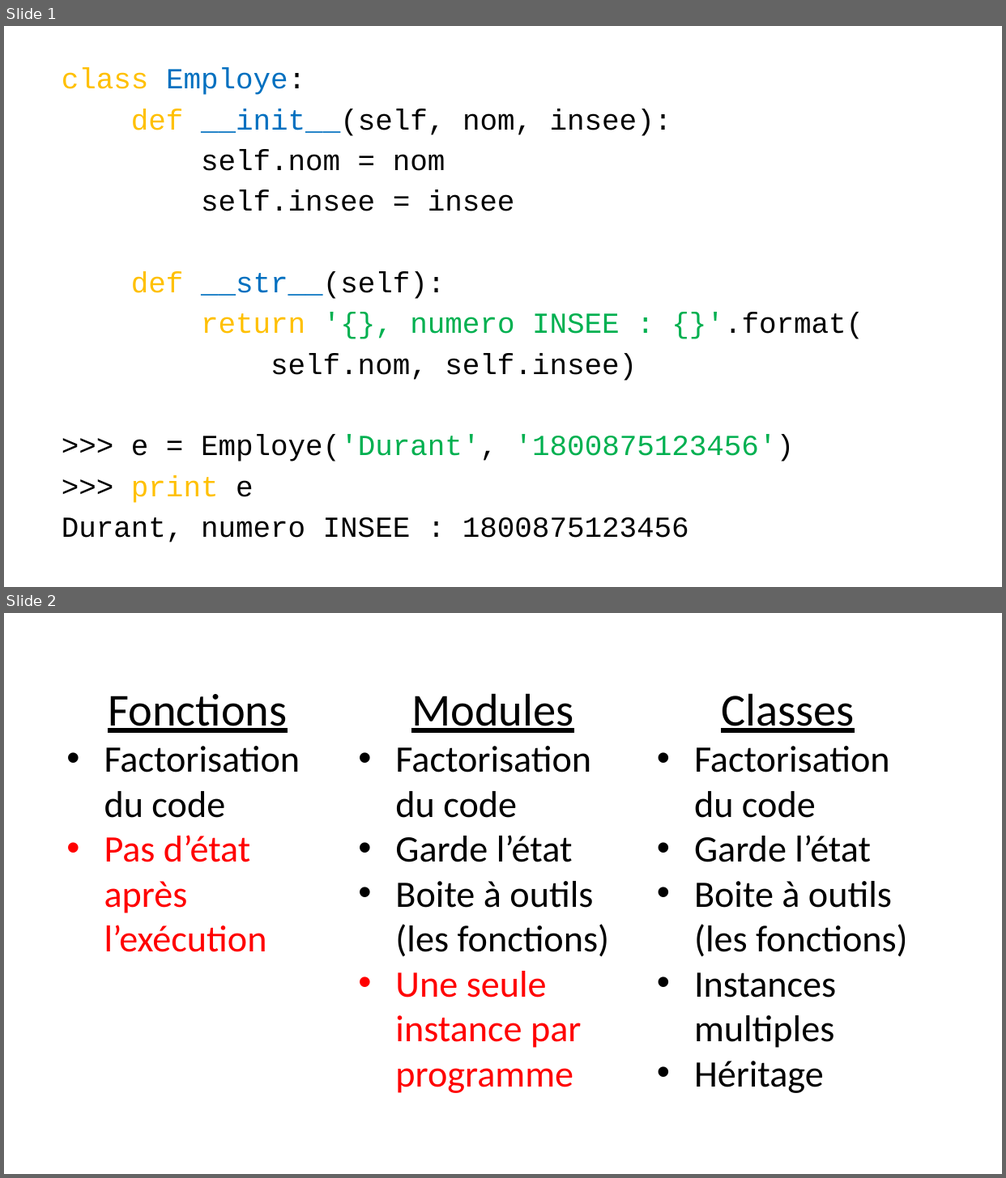
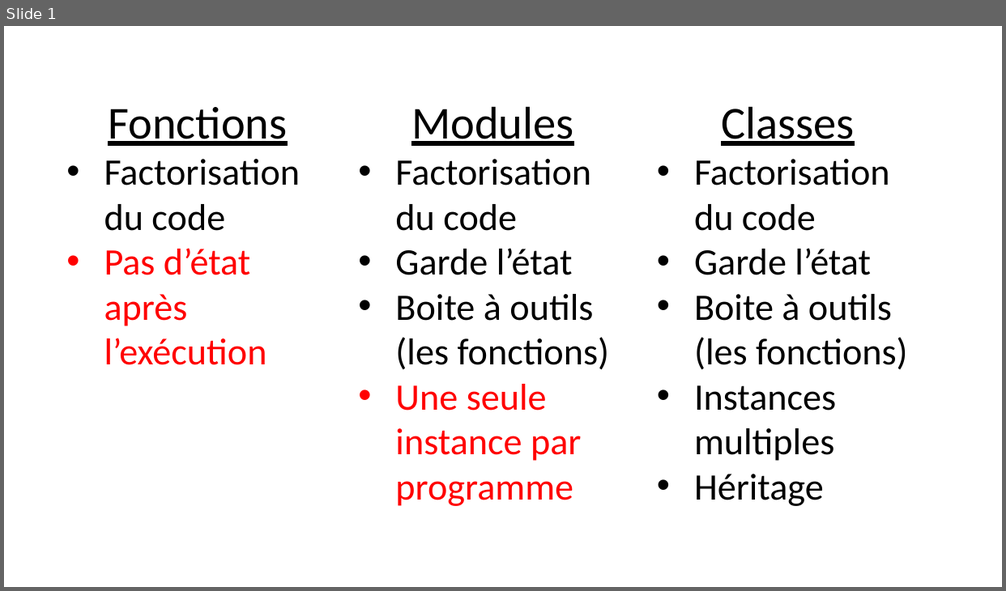
Before and after one commit to parmentelat/flotpython-archive, a slide deck: semaine5/CO12AL-W5-VIDEO07-SLIDE01.pptx. Shown one above the other, each under a label of ours: slides 1 and 2 before the commit, slide 1 after it. The pictures are 1006x1178 and 1006x591 pixels, drawn with LibreOffice and Linux fonts; fonts in the diff are those of the drawing. Boxes give left, top, right and bottom in pixels: in the first picture for what was removed or moved away, otherwise in the second. Text is boxed around its words. In the diff, an @@ line names an element or a change of style, - is before the commit and + after.

```diff
--- a/semaine5/CO12AL-W5-VIDEO07-SLIDE01.pptx
+++ b/semaine5/CO12AL-W5-VIDEO07-SLIDE01.pptx
@@ slide 1 removed at box(4, 26, 1002, 587), background #FFFFFF @@
@@ text removed at box(62, 68, 863, 543) @@
-class Employe:
-def __init__(self, nom, insee):
-self.nom = nom
-self.insee = insee
-def __str__(self):
-return '{}, numero INSEE : {}'.format(
-self.nom, self.insee)
->>> e = Employe('Durant', '1800875123456')
->>> print e
-Durant, numero INSEE : 1800875123456
@@ what was slide 2 is now slide 1 @@
```
Also in this commit, not shown: 2 other files.
